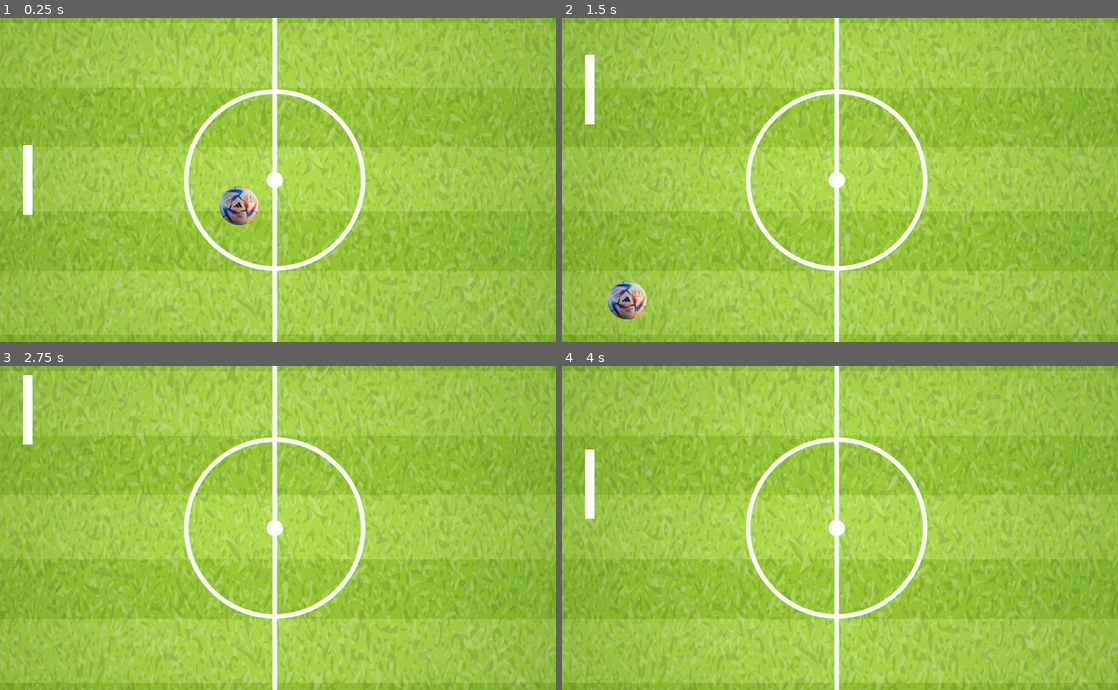
Above: before the commit, frames 1-4 (two rows, left to right).
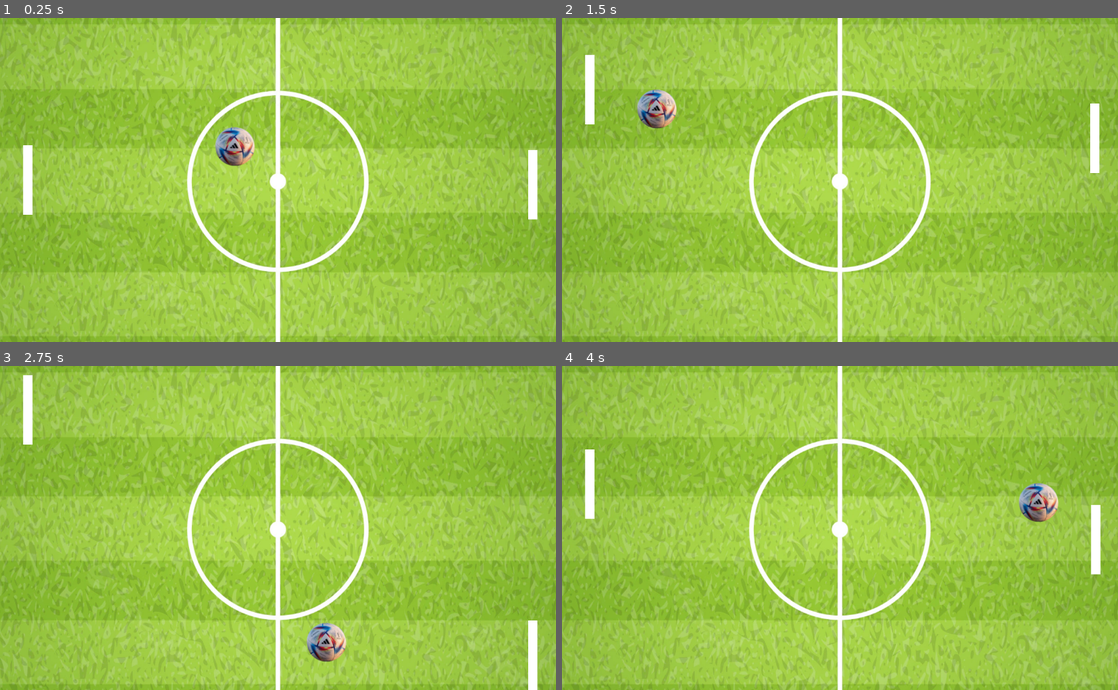
Above: after the commit, the same moments.

Repository: edwinupegui/godot-ping-pong
Game: Godot game, scene res://Level.tscn
The game is run twice, just before and just after one commit, with the same random seed, the same clock (stepped at 60 frames per second) and the same inputs.
Inputs:
- Up to frame 1 (0.25 s): no input
- Up to frame 2 (1.5 s): hold Up (ui_up) 0.53-1.28 s; hold Down (ui_down) from 1.28 s (still down)
- Up to frame 3 (2.75 s): release Down (ui_down) at 2.03 s; hold Up (ui_up) from 2.03 s (still down)
- Up to frame 4 (4 s): release Up (ui_up) at 3.53 s; hold Down (ui_down) from 3.53 s (still down)

The runs differ from the first frame. In frame 1, 25% of the frame differs, in the area x 0-100%, y 0-100%; in frame 2, 25%; in frame 3, 24%; in frame 4, 24%.

Commit message:
IA oponente

Diff:
--- a/Ball.gd
+++ b/Ball.gd
@@ -6,10 +6,14 @@
 
 func _ready():
 	randomize()
-	speed = 300
+	reset_ball()
+
+func reset_ball():
+	speed = 400
 	direction.x = [-1, 1][randi() % 2]
 	direction.y = [-0.8, 0.8][randi() % 2]
 	is_moving = true
+
 
 func _physics_process(delta):
 	if is_moving:
--- /dev/null
+++ b/Level.gd
@@ -0,0 +1,15 @@
+extends Node2D
+
+func _restart_game():
+	$Ball.is_moving = false
+	$Ball.direction = Vector2.ZERO
+	$Ball.position = Vector2(600, 350)
+	$Ball.reset_ball()
+
+
+func _on_ArcoPlayer_body_entered(body):
+	_restart_game()
+
+
+func _on_ArcoOponentes_area_shape_entered(area_rid, area, area_shape_index, local_shape_index):
+	_restart_game()
--- a/Level.tscn
+++ b/Level.tscn
@@ -1,10 +1,12 @@
-[gd_scene load_steps=8 format=2]
+[gd_scene load_steps=10 format=2]
 
 [ext_resource path="res://img/soccer-green-field.png" type="Texture" id=1]
 [ext_resource path="res://Player.tscn" type="PackedScene" id=2]
 [ext_resource path="res://Ball.tscn" type="PackedScene" id=3]
 [ext_resource path="res://Player.gd" type="Script" id=4]
 [ext_resource path="res://Ball.gd" type="Script" id=5]
+[ext_resource path="res://Oponente.gd" type="Script" id=6]
+[ext_resource path="res://Level.gd" type="Script" id=7]
 
 [sub_resource type="RectangleShape2D" id=1]
 extents = Vector2( 600, 50 )
@@ -13,12 +15,13 @@
 extents = Vector2( 50, 350 )
 
 [node name="Level" type="Node2D"]
+script = ExtResource( 7 )
 
 [node name="TextureRect" type="TextureRect" parent="."]
-margin_left = -549.0
-margin_top = -263.0
-margin_right = 1733.0
-margin_bottom = 959.0
+margin_left = -542.0
+margin_top = -260.0
+margin_right = 1740.0
+margin_bottom = 962.0
 texture = ExtResource( 1 )
 
 [node name="ParedSuperior" type="StaticBody2D" parent="."]
@@ -50,5 +53,12 @@
 script = ExtResource( 4 )
 
 [node name="Ball" parent="." instance=ExtResource( 3 )]
-position = Vector2( 590, 343 )
+position = Vector2( 600, 350 )
 script = ExtResource( 5 )
+
+[node name="Oponente" parent="." instance=ExtResource( 2 )]
+position = Vector2( 1140, 275 )
+script = ExtResource( 6 )
+
+[connection signal="body_entered" from="ArcoPlayer" to="." method="_on_ArcoPlayer_body_entered"]
+[connection signal="area_shape_entered" from="ArcoOponentes" to="." method="_on_ArcoOponentes_area_shape_entered"]
--- /dev/null
+++ b/Oponente.gd
@@ -0,0 +1,20 @@
+extends KinematicBody2D
+
+const speed = 600
+var ball
+
+func _ready():
+	ball = get_parent().find_node("Ball")
+
+func _physics_process(delta):
+	var direction = Vector2(0, _get_direction())
+	move_and_slide(direction * speed)
+
+func _get_direction():
+	if abs(ball.position.y - position.y) > 10:
+		if ball.position.y > position.y:
+			return 1
+		else:
+			return -1
+	else:
+		return 0
